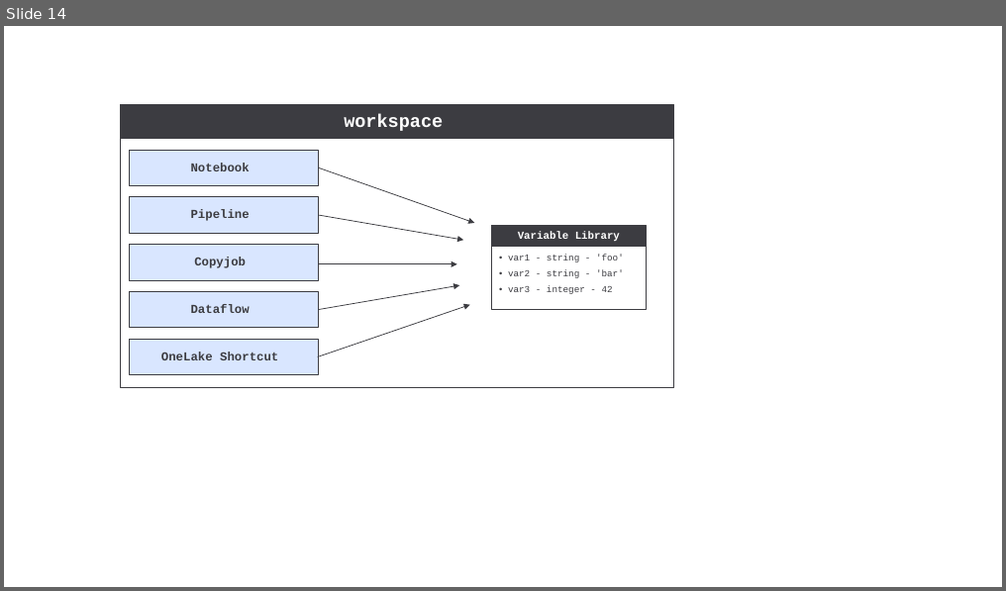
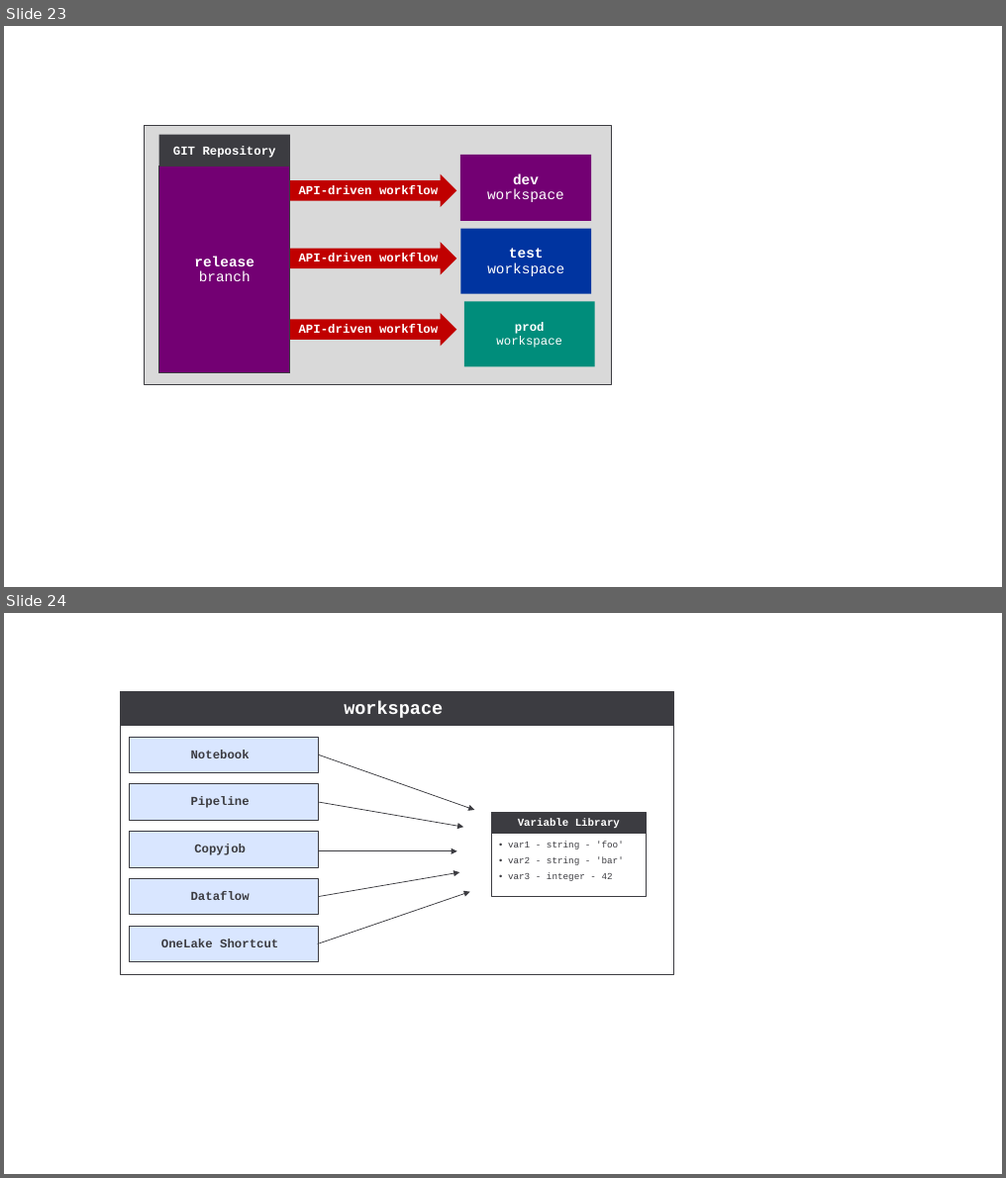
Before and after one commit to FabricDevCamp/fabric-cicd-whitepaper, a slide deck: Part 1 - Overview of Fabric CICD.pptx. Shown one above the other, each under a label of ours: slide 14 before the commit, slides 23 and 24 after it. The pictures are 1006x591 and 1006x1178 pixels, drawn with LibreOffice and Linux fonts; fonts in the diff are those of the drawing. Boxes give left, top, right and bottom in pixels: in the first picture for what was removed or moved away, otherwise in the second. Text is boxed around its words. In the diff, an @@ line names an element or a change of style, - is before the commit and + after.

```diff
--- a/Part 1 - Overview of Fabric CICD.pptx
+++ b/Part 1 - Overview of Fabric CICD.pptx
@@ slide 23 added at [4, 26, 1002, 587], background #FFFFFF @@
@@ rectangle added at [145, 126, 611, 385], fill #D9D9D9, outline #3C3C41 0.75 pt @@
@@ rectangle added at [158, 135, 290, 167], fill #3C3C41, 12 pt, text #FFFFFF, bold @@
+GIT Repository
@@ rectangle added at [158, 167, 290, 373], fill #730073, outline #3C3C41 1 pt, 14 pt, text #FFFFFF, bold @@
+release
+branch
@@ rectangle added at [460, 155, 592, 220], fill #730073, 14 pt, text #FFFFFF @@
+dev
+workspace
@@ right arrow added at [290, 174, 456, 207], fill #C00000, 12 pt, text #FFFFFF, bold @@
+API-driven workflow
@@ rectangle added at [461, 229, 592, 294], fill #0034A0, 14 pt, text #FFFFFF @@
+test
+workspace
@@ right arrow added at [290, 242, 456, 274], fill #C00000, 12 pt, text #FFFFFF, bold @@
+API-driven workflow
@@ right arrow added at [290, 313, 456, 346], fill #C00000, 12 pt, text #FFFFFF, bold @@
+API-driven workflow
@@ rectangle added at [464, 302, 595, 368], fill #008D7B, 12 pt, text #FFFFFF @@
+prod
+workspace
@@ what was slide 14 is now slide 24 @@
```
Also in this commit, not shown: 3 slides changed, 12 other slides added, 3 slides removed, 6 other files.
